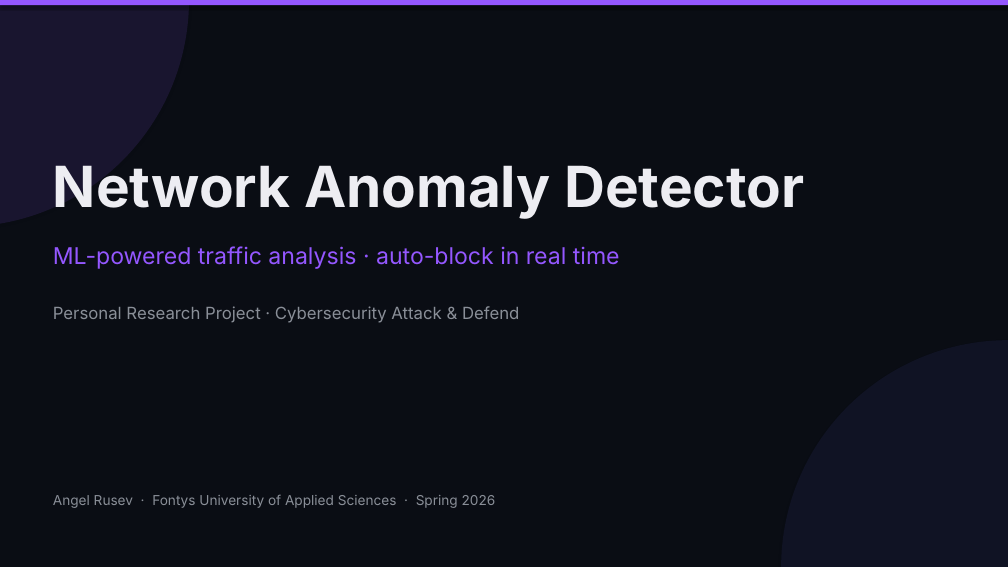
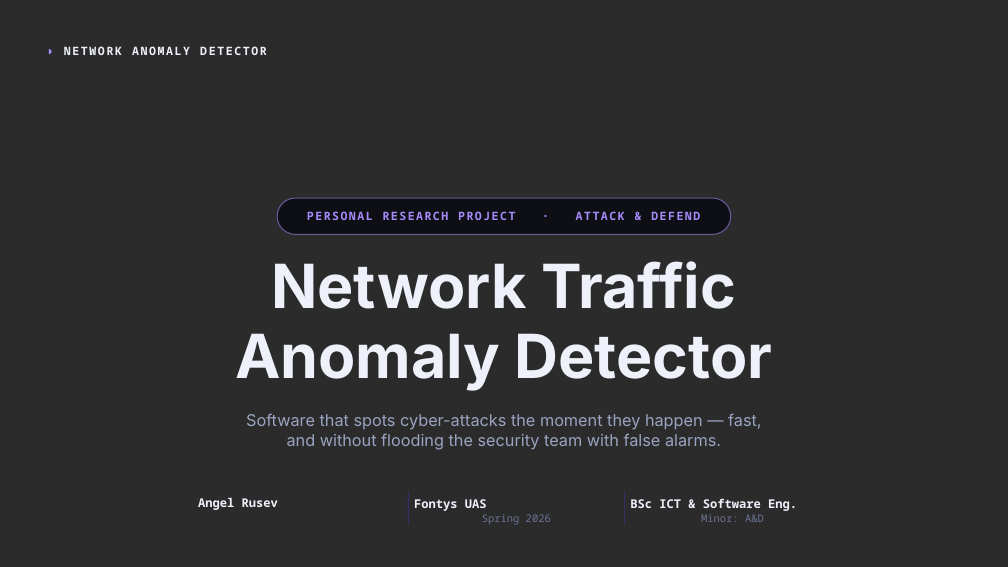
Before and after one commit to Guts1313/AnomalyDetector, a slide deck: slide 1 of deliverables/sprint-4-research-and-presentation/Presentation.pptx. Drawn at 1008x567 pixels with LibreOffice and Linux fonts; fonts in the diff are those of the drawing; background and template pictures are left out; a plain dark background stands for a picture behind light text. Boxes give left, top, right and bottom in pixels: in the first picture for what was removed or moved away, otherwise in the second. Text is boxed around its words. In the diff, an @@ line names an element or a change of style, - is before the commit and + after.

Commit message:
docs: add PRP proposal to sprint-0 and update presentation deck
- Add the official PRP project proposal (PRP_Project_Proposal.docx) to the sprint-0 deliverables.

- Replace the presentation deck (docs/ and sprint-4 copy) with the submission version.

```diff
--- a/deliverables/sprint-4-research-and-presentation/Presentation.pptx
+++ b/deliverables/sprint-4-research-and-presentation/Presentation.pptx
@@ background #FFFFFF to picture (left out) @@
@@ rectangle removed at (0,0,1008,567) @@
@@ ellipse removed at (0,0,189,227) @@
@@ rectangle removed at (0,0,1008,5) @@
@@ text at (64,46,267,55): text changed; size 54 to 11 pt; font Inter to Noto Sans Mono; text colour #EDEDF2 to #EEF1FA @@
-Network Anomaly Detector
+◗ NETWORK ANOMALY DETECTOR
@@ vertical alignment top to middle in 3 elements at (414,499,551,525), (64,46,267,55), (307,211,700,220) @@
@@ rounded rectangle added at (278,198,731,234), fill #070810 at 78% opacity, outline #A78BFA 1 pt @@
@@ text at (307,211,700,220): text changed; size 16 to 11 pt; font Inter to Noto Sans Mono; text colour #8A8F98 to #A78BFA; bold on @@
-Personal Research Project · Cybersecurity Attack & Defend
+PERSONAL RESEARCH PROJECT · ATTACK & DEFEND
@@ text removed at (53,246,620,269) @@
-ML-powered traffic analysis · auto-block in real time
@@ text added at (235,261,773,391), 58 pt, text #EEF1FA, bold @@
+Network Traffic
+Anomaly Detector
@@ ellipse removed at (781,340,1008,567) @@
@@ text added at (246,413,761,450), 15.5 pt, text #9AA3C0 @@
+Software that spots cyber-attacks the moment they happen — fast,
+and without flooding the security team with false alarms.
@@ text added at (198,498,278,510), 11.5 pt, text #EEF1FA, bold @@
+Angel Rusev
@@ line added from (408, 492) to (408, 526), #33305F 1 pt @@
@@ text at (414,499,551,525): text changed; size 13 to 10 pt; font Inter to Noto Sans Mono; text colour #8A8F98 to #6B7396 @@
-Angel Rusev · Fontys University of Applied Sciences · Spring 2026
+Fontys UAS
+Spring 2026
@@ line added from (625, 492) to (625, 526), #33305F 1 pt @@
@@ text added at (630,498,797,522), 11.5 pt, text #EEF1FA, bold @@
+BSc ICT & Software Eng.
+Minor: A&D
```
Also in this commit, not shown: 12 slides added, 12 slides removed, 4 other files.
